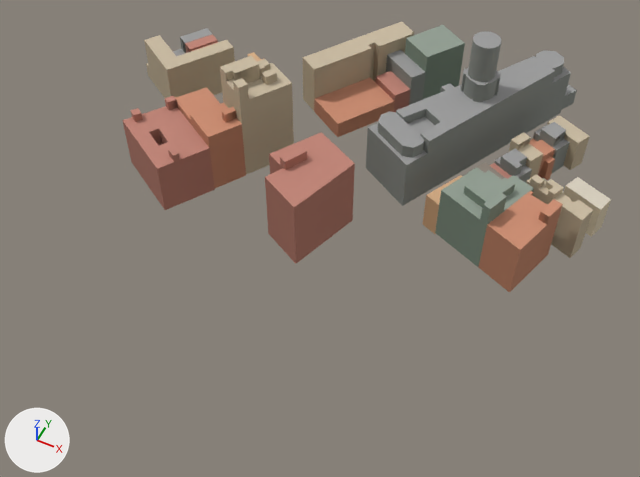
The glTF model public/models/washington-city/tile--1_6.glb: old version first, new version second.
Camera for both pictures: a 50 mm lens placed at (21.0, -1478.0, 263.0), pointed at (-82.0, -1273.0, 8.0). Lighting does not change. The marker at lower left points along +X, +Y and +Z. The picture after the commit comes second. Where no turn or scale is listed for an object, it has been applied to the vertices. Vertices at exactly the same position are counted once.

The first picture shows 'roof', 'wall'.
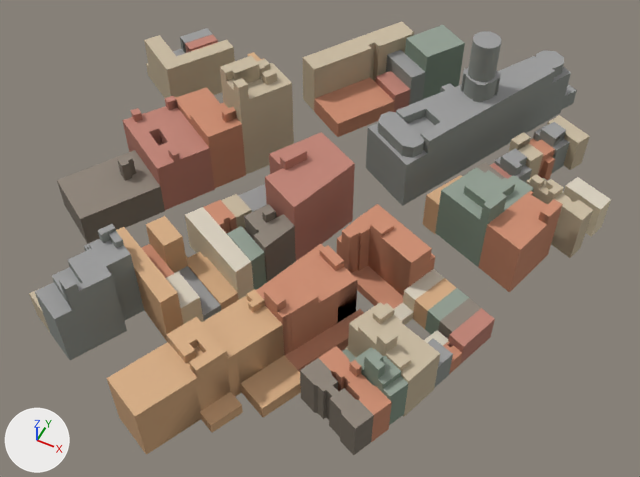
The newer file is also turned or shifted as a whole; pictures and numbers use the older file's frame.

Changed parts and their boxes [x1, y1, x2, y2] in the pictures (640 x 477 px):
'wall', reshaped (19% wider, 61% taller): before [122, 29, 611, 292]; after [29, 32, 611, 455]
'roof', reshaped (19% wider, 79% taller): before [123, 22, 611, 250]; after [29, 21, 611, 429]
part 1 of me_mesh_1, built on (brown): after [29, 82, 495, 455]
part 2 of me_mesh_2, added: after [262, 207, 274, 215]
part 3 of me_mesh_2, added: after [109, 231, 123, 243]
part 4 of me_mesh_2, added: after [383, 376, 408, 396]
part 5 of me_mesh_2, added: after [350, 360, 361, 370]
part 6 of me_mesh_2, added: after [377, 328, 397, 344]
part 7 of me_mesh_2, added: after [373, 303, 394, 319]
part 8 of me_mesh_2, added: after [29, 150, 494, 429]

The change, as a list of edits to the scene's bpy script:
```text
Change me_mesh_1:
    used by ob_wall; location = (-95.4, -1209.2, 26.7)
    remove me_mesh_1.from_pydata(...)  # 1257 vertices, 1278 faces; spans x -109.0..109.0, y -73.0..73.0, z -28.0..28.0
    add me_mesh_1.from_pydata(...)  # 2093 vertices, 2130 faces; spans x -109.0..109.0, y -168.0..73.0, z -28.0..28.0
    me_mesh_1 part 1: 1 vertex removed from x -37.0, y -37.0, z -27.0; 837 vertices added at x -93.0..87.0, y -168.0..-37.0, z -28.0..9.0
    other edits to the shape of me_mesh_1 do not show in these pictures
Change me_mesh_2:
    used by ob_roof; location = (-95.4, -1209.2, 29.1)
    remove me_mesh_2.from_pydata(...)  # 949 vertices, 786 faces; spans x -109.0..109.0, y -73.0..73.0, z -26.0..26.0
    add me_mesh_2.from_pydata(...)  # 1468 vertices, 1177 faces; spans x -109.0..109.0, y -168.0..73.0, z -26.0..26.0
    me_mesh_2 part 2: the loose piece of 4 vertices spanning x -42.0..-37.0, y -42.0..-36.0, z 3.0 is copied, and the copy is moved by (37.0, -35.0, -8.0); it spans x -5.0..-1.0, y -76.0..-72.0, z -5.0
    me_mesh_2 part 3: the loose piece of 4 vertices spanning x -53.0..-48.0, y -66.0..-61.0, z -3.0 is copied, and the copy is moved by (12.0, -53.0, 8.0); it spans x -42.0..-36.0, y -119.0..-114.0, z 5.0
    me_mesh_2 part 4: the loose piece of 4 vertices spanning x 69.0..75.0, y -45.0..-35.0, z 4.0 is copied, and the copy is moved by (-4.0, -81.0, -12.0); it spans x 66.0..72.0, y -125.0..-116.0, z -8.0
    me_mesh_2 part 5: the loose piece of 5 vertices spanning x 68.0..74.0, y -16.0..-9.0, z -23.0 is copied, and the copy is turned 26.6 degrees about the z axis through its middle and scaled by 0.513, then moved by (-16.0, -107.0, 17.0); it spans x 53.0..57.0, y -122.0..-119.0, z -6.0
    me_mesh_2 part 6: the loose piece of 4 vertices spanning x 63.0..68.0, y -18.0..-13.0, z -16.0 is copied, and the copy is moved by (-5.0, -94.0, 17.0); it spans x 58.0..64.0, y -113.0..-107.0, z 1.0
    me_mesh_2 part 7: the loose piece of 4 vertices spanning x 63.0..68.0, y -18.0..-13.0, z -16.0 is copied, and the copy is moved by (-11.0, -82.0, 12.0); it spans x 51.0..57.0, y -101.0..-94.0, z -4.0
    me_mesh_2 part 8: 494 vertices added at x -93.0..87.0, y -168.0..-50.0, z -26.0..6.0
    other edits to the shape of me_mesh_2 do not show in these pictures
```
